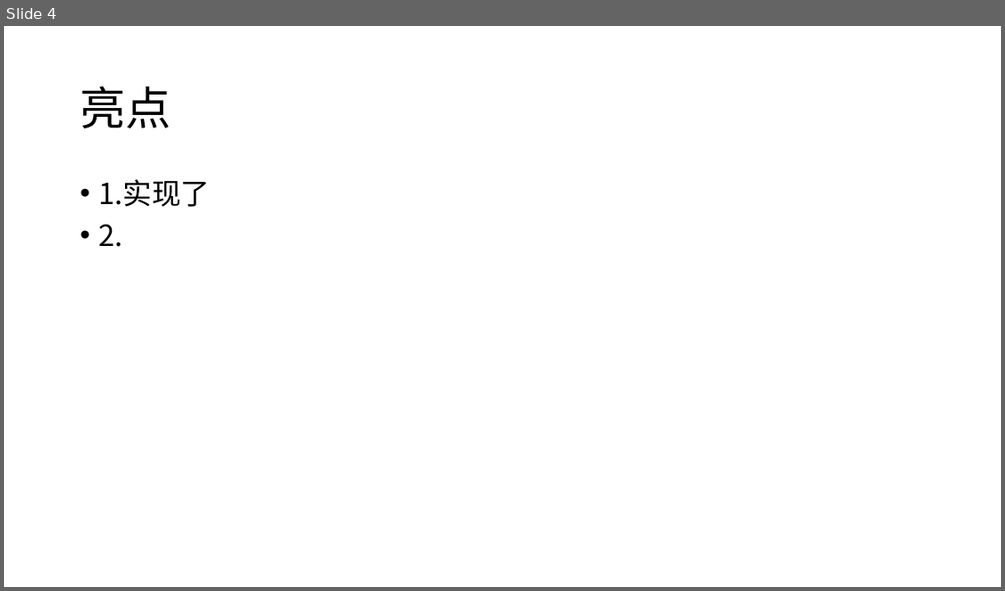
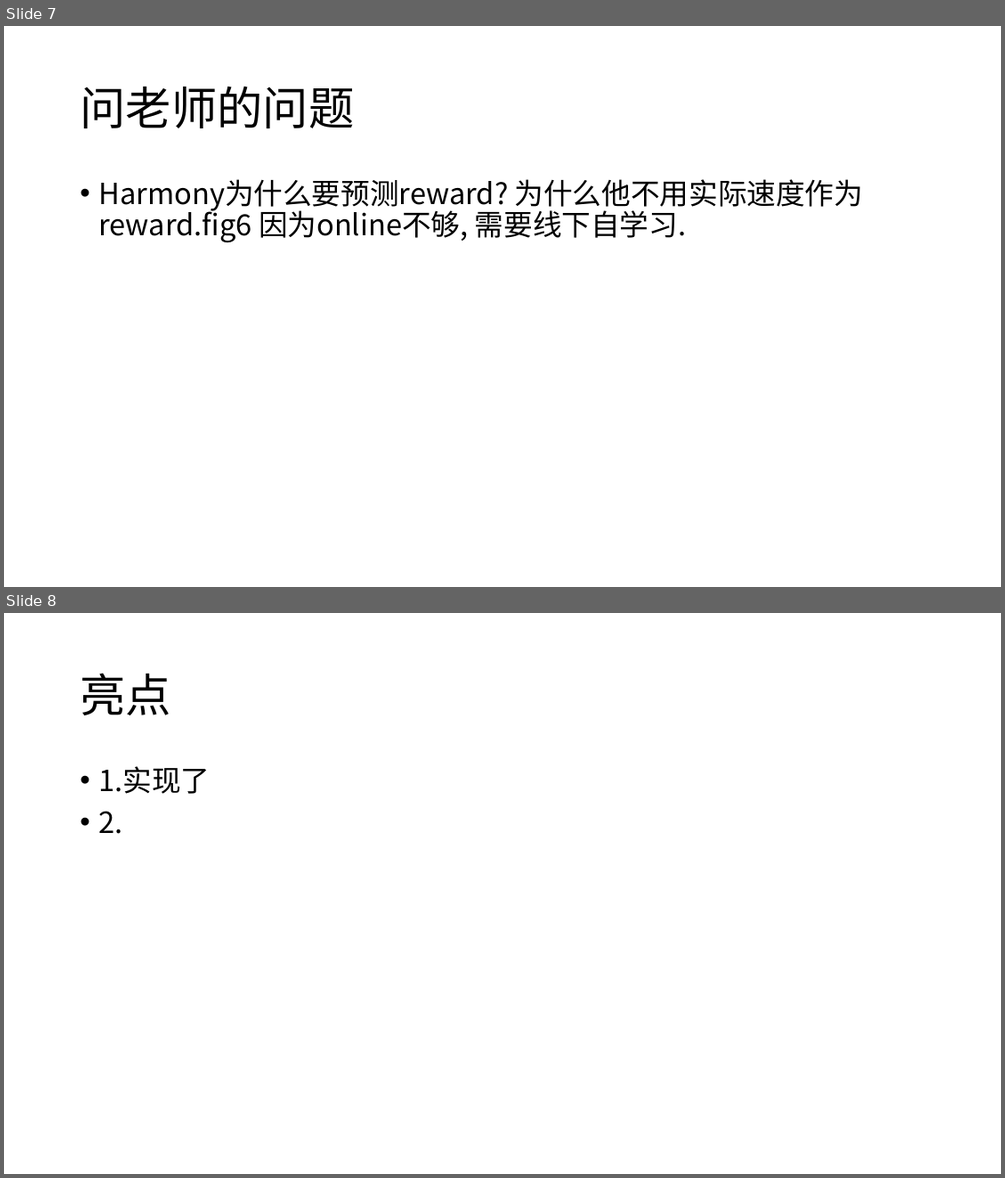
Before and after one commit to LukeLIN-web/distrubuted-ML-system, a slide deck: week report/8.4展示.pptx. Shown one above the other, each under a label of ours: slide 4 before the commit, slides 7 and 8 after it. The pictures are 1005x591 and 1005x1178 pixels, drawn with LibreOffice and Linux fonts; fonts in the diff are those of the drawing. Boxes give left, top, right and bottom in pixels: in the first picture for what was removed or moved away, otherwise in the second. Text is boxed around its words. In the diff, an @@ line names an element or a change of style, - is before the commit and + after.

```diff
--- a/week report/8.4展示.pptx
+++ b/week report/8.4展示.pptx
@@ slide 7 added at [4,26,1001,587], background #FFFFFF @@
@@ title added at [80,87,354,128], 44 pt, text #000000 @@
+问老师的问题
@@ text added at [98,179,863,242], 28 pt, text #000000 @@
+• Harmony为什么要预测reward? 为什么他不用实际速度作为reward.fig6 因为online不够, 需要线下自学习.
@@ what was slide 4 is now slide 8 @@
```
Also in this commit, not shown: 3 slides changed, 3 other slides added, 9 other files.
